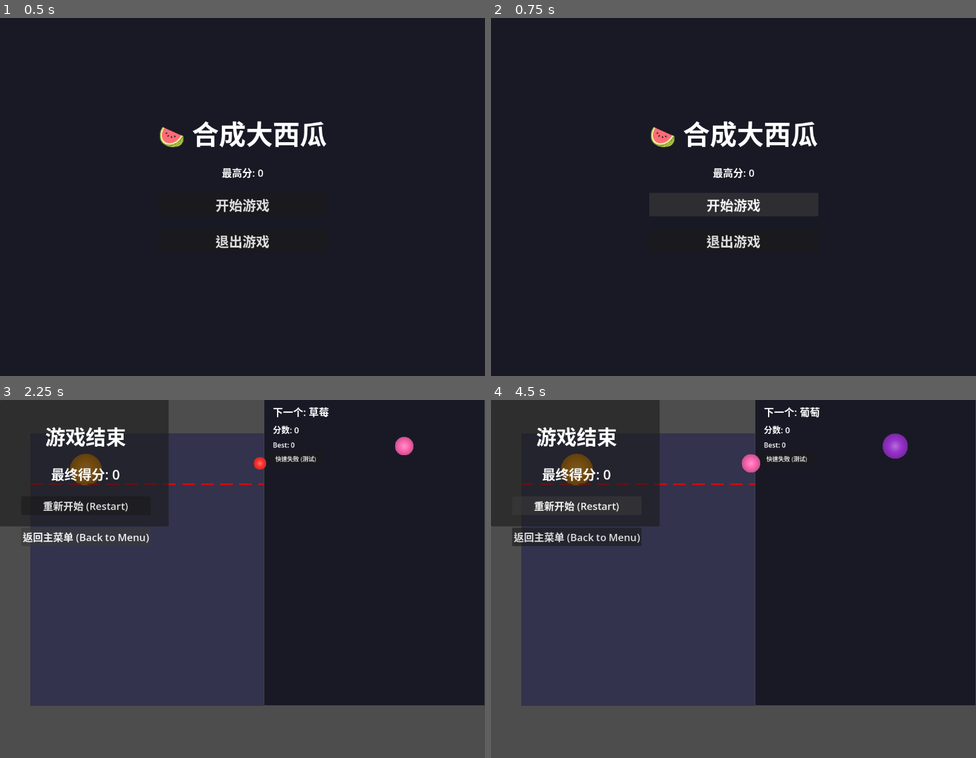
Above: before the commit, frames 1-4 (two rows, left to right).
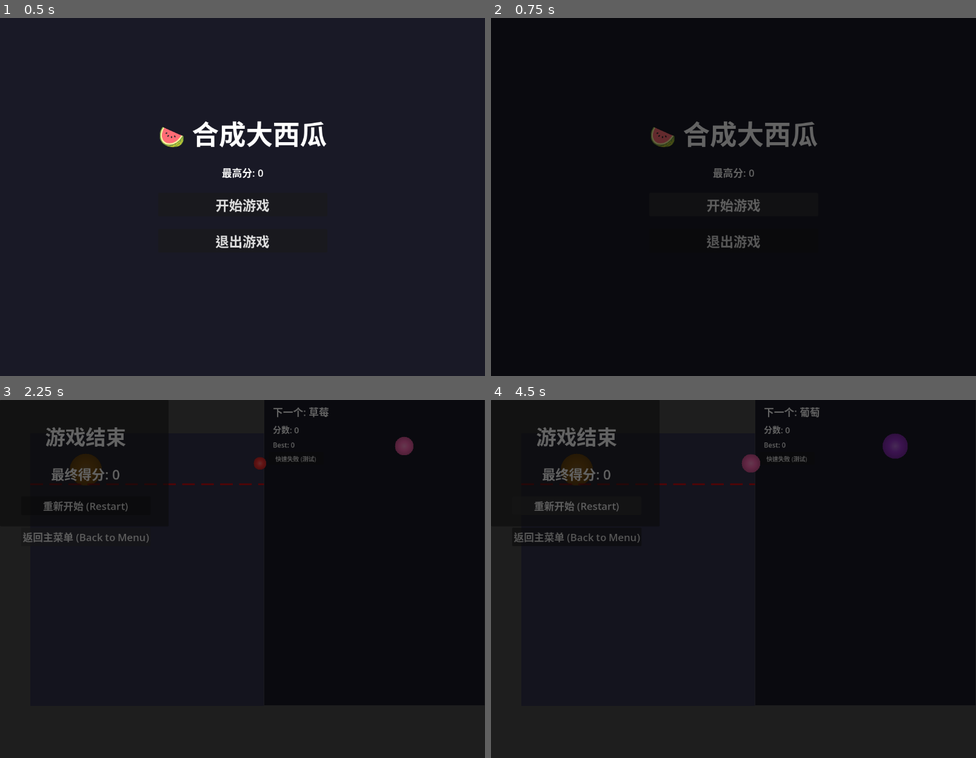
Above: after the commit, the same moments.

Repository: atom32/syn_melon
Game: Godot game, scene res://scenes/MainMenu.tscn
Same seed, same stepped clock (60 frames per second), same inputs: the game is played once before the commit and once after it.
Inputs:
- Up to frame 1 (0.5 s): no input
- Up to frame 2 (0.75 s): click "开始游戏" at 0.5 s
- Up to frame 3 (2.25 s): click "快速失败 (测试)" at 1.25 s; click "返回主菜单 (Back to Menu)" at 2 s
- Up to frame 4 (4.5 s): click "开始游戏" at 2.75 s; click "快速失败 (测试)" at 3.5 s; click "重新开始 (Restart)" at 4.25 s

Frame 1 is identical in both runs. In frame 2, 4.1% of the frame differs, in the area x 32-68%, y 28-65%; in frame 3, 61%; in frame 4, 62%, in the area x 0-100%, y 0-100%.

Commit message:
fix: defer fade overlay creation to avoid root initialization error
Problem:
- autoload _ready() runs while root node is still initializing
- Adding children to root during init fails: 'Parent node is busy'
- data.blocked > 0 prevents add_child()

Solution:
- Don't create fade overlay in _ready()
- Defer creation using call_deferred()
- Create overlay on first scene change instead
- Use _ensure_fade_overlay_created() lazy initialization

This ensures overlay is created AFTER root initialization completes,
preventing the blocked error while maintaining smooth transitions.

Co-Authored-By: Claude Sonnet 4.6 <noreply@anthropic.com>

Diff:
--- a/autoload/SceneManager.gd
+++ b/autoload/SceneManager.gd
@@ -17,9 +17,18 @@
 
 
 func _ready() -> void:
-	# 创建淡入淡出覆盖层
+	print("[SceneManager] 初始化完成")
+	# 不在 _ready() 中创建覆盖层，在首次使用时创建
+	call_deferred("_ensure_fade_overlay_created")
+
+
+## 确保淡入淡出覆盖层已创建
+func _ensure_fade_overlay_created() -> void:
+	if _fade_canvas != null:
+		return  # 已经创建过了
+
+	print("[SceneManager] 创建淡入淡出覆盖层")
 	_setup_fade_overlay()
-	print("[SceneManager] 初始化完成")
 
 
 ## 初始化淡入淡出覆盖层
@@ -47,6 +56,9 @@
 	_is_transitioning = true
 
 	print("[SceneManager] 开始切换到场景: ", scene_path)
+
+	# 确保覆盖层已创建
+	_ensure_fade_overlay_created()
 
 	# 创建 Tween
 	_tween = create_tween()
